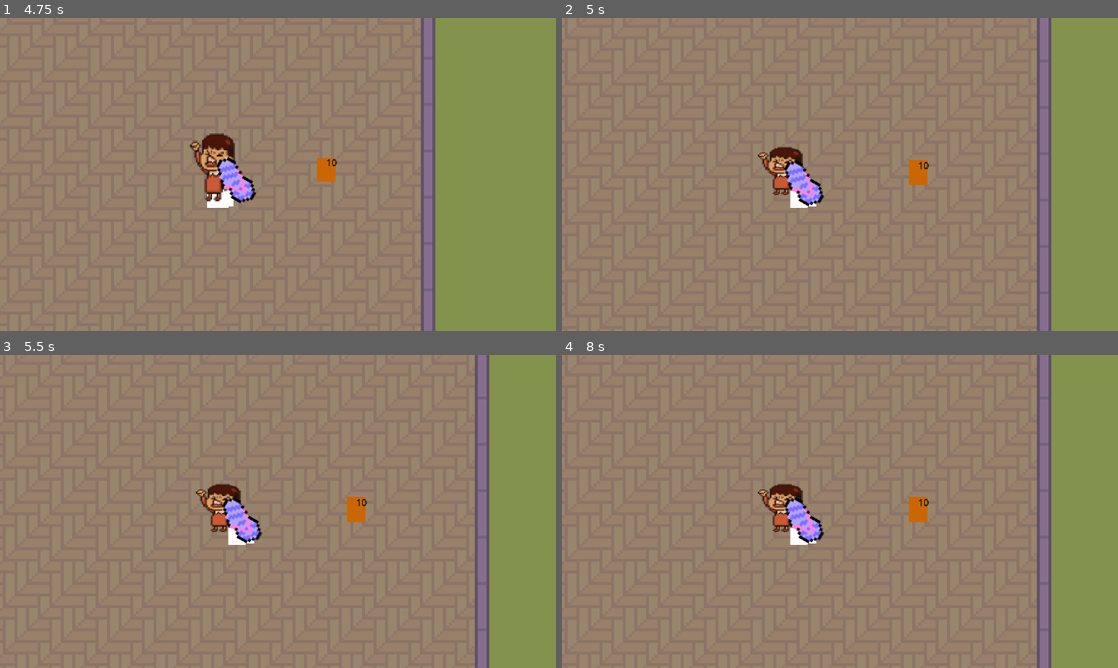
Above: before the commit, frames 1-4 (two rows, left to right).
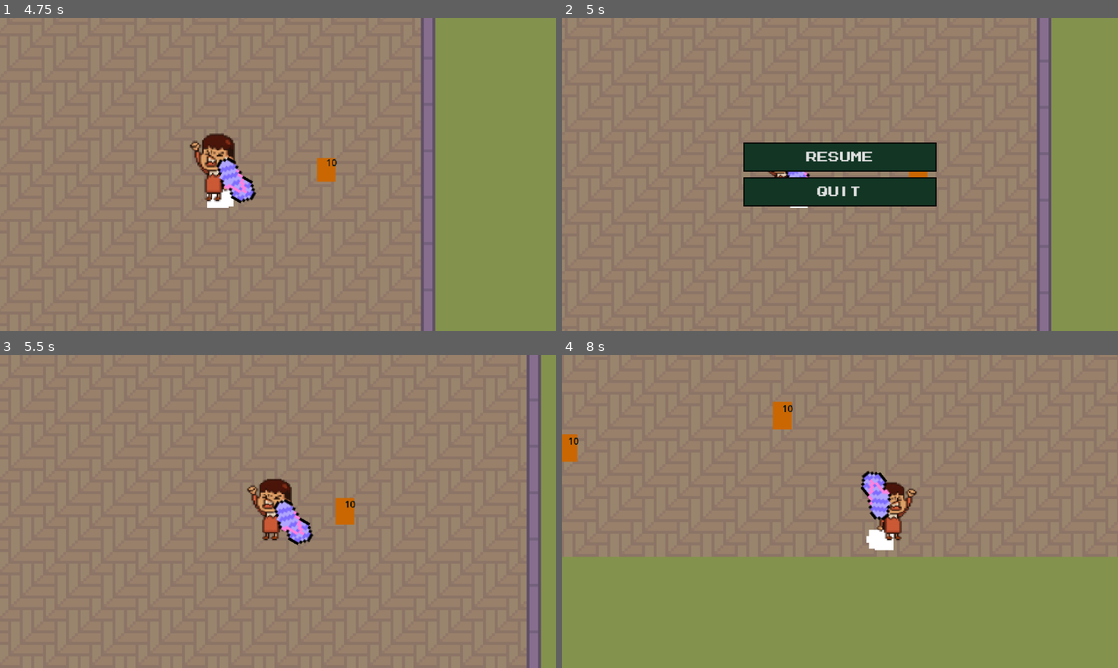
Above: after the commit, the same moments.

Repository: xntle/mom-fury
Game: Godot game, scene res://scenes/main_menu.tscn
The game is run twice, just before and just after one commit, with the same random seed, the same clock (stepped at 60 frames per second) and the same inputs. Sound files missing from this copy of the repository are replaced by a short silence.
Inputs (mouse positions are in pixels of both pictures, inside the frame that each line leads up to):
- Up to frame 1 (4.75 s): click "Start" at 0.5 s; move the mouse to (400, 158) at 1.27 s; hold D (move_right) 1.28-2.03 s; tap Space (roll) at 1.35, 2.85, 4.35 s; move the mouse to (166, 190) at 2.02 s; hold S (move_down) 2.03-2.78 s; click (166, 190) at 2.1 s; move the mouse to (333, 105) at 2.77 s; hold D (move_right) 2.78-3.53 s; move the mouse to (250, 237) at 3.52 s; hold W (move_up) 3.53-4.28 s; click (250, 237) at 3.6 s; move the mouse to (444, 221) at 4.27 s; hold A (move_left) from 4.28 s (still down)
- Up to frame 2 (5 s): keep holding A (move_left); tap Escape (pause) at 4.9 s
- Up to frame 3 (5.5 s): release A (move_left) at 5 s; click (278, 492) at 5 s, where only the run after the commit has a clickable "Resume"
- Up to frame 4 (8 s): move the mouse to (673, 464) at 5.77 s; hold A (move_left) 5.78-6.53 s; click (673, 464) at 5.85 s; move the mouse to (867, 511) at 6.52 s; hold S (move_down) 6.53-7.28 s; tap Space (roll) at 6.6 s; move the mouse to (756, 433) at 7.27 s; hold D (move_right) from 7.28 s (still down); click (756, 433) at 7.35 s

Frame 1 is identical in both runs. In frame 2, 6.5% of the frame differs, in the area x 32-68%, y 39-61%; in frame 3, 15%; in frame 4, 44%, in the area x 0-100%, y 0-100%.

Commit message:
Pause menu
added pause menu

Diff:
--- a/scenes/game.tscn
+++ b/scenes/game.tscn
@@ -11,6 +11,7 @@
 [ext_resource type="Texture2D" uid="uid://bicux0svb5l3y" path="res://assets/interior full/global.png" id="7_kvuet"]
 [ext_resource type="Texture2D" uid="uid://bgx2ojn3733h" path="res://assets/interior full/basics/grass.png" id="10_vtaks"]
 [ext_resource type="Script" uid="uid://bgs4chdd38ivf" path="res://scripts/pause_menu.gd" id="11_kvpfn"]
+[ext_resource type="FontFile" uid="uid://box1b2tla1jkp" path="res://assets/fonts/MegamaxJonathanToo-YqOq2.ttf" id="12_dinhu"]
 
 [sub_resource type="TileSetAtlasSource" id="TileSetAtlasSource_trtic"]
 texture = ExtResource("2_gee14")
@@ -6666,6 +6667,34 @@
 [sub_resource type="TileSet" id="TileSet_dinhu"]
 sources/0 = SubResource("TileSetAtlasSource_kvpfn")
 
+[sub_resource type="StyleBoxFlat" id="StyleBoxFlat_kvuet"]
+bg_color = Color(0.07058824, 0.20784314, 0.14117648, 1)
+border_width_left = 2
+border_width_top = 2
+border_width_right = 2
+border_width_bottom = 2
+border_color = Color(0, 0, 0, 1)
+
+[sub_resource type="StyleBoxFlat" id="StyleBoxFlat_trtic"]
+bg_color = Color(0, 0.36273333, 0.29131663, 1)
+border_width_left = 5
+border_width_top = 5
+border_width_right = 5
+border_width_bottom = 5
+border_color = Color(0, 0, 0, 1)
+
+[sub_resource type="StyleBoxFlat" id="StyleBoxFlat_ir15t"]
+bg_color = Color(0, 0.7009996, 0.5718057, 1)
+border_width_left = 2
+border_width_top = 2
+border_width_right = 2
+border_width_bottom = 2
+border_color = Color(0, 0, 0, 1)
+corner_radius_top_left = 5
+corner_radius_top_right = 5
+corner_radius_bottom_right = 5
+corner_radius_bottom_left = 5
+
 [node name="Game" type="Node2D"]
 script = ExtResource("1_5vnjt")
 shake_decay_rate = 5.0
@@ -6767,12 +6796,53 @@
 tile_map_data = PackedByteArray("AAAAAP//AAAGAAAAAAAAAAAAAAAGAAAAAAAAAAEAAAAGAAAAAAAAAAIAAAAGAAAAAAAAAAMAAAAGAAAAAAAAAA …(56368 unchanged characters)…
 tile_set = SubResource("TileSet_dinhu")
 
-[node name="PauseMenu" type="Control" parent="."]
+[node name="UI" type="CanvasLayer" parent="."]
+
+[node name="PauseMenu" type="Control" parent="UI"]
 process_mode = 3
+visible = false
 layout_mode = 3
-anchors_preset = 0
-offset_right = 40.0
-offset_bottom = 40.0
+anchors_preset = 15
+anchor_right = 1.0
+anchor_bottom = 1.0
+grow_horizontal = 2
+grow_vertical = 2
 script = ExtResource("11_kvpfn")
 
+[node name="VBoxContainer2" type="VBoxContainer" parent="UI/PauseMenu"]
+custom_minimum_size = Vector2(400, 0)
+layout_mode = 1
+anchors_preset = 8
+anchor_left = 0.5
+anchor_top = 0.5
+anchor_right = 0.5
+anchor_bottom = 0.5
+offset_left = -20.0
+offset_top = -20.0
+offset_right = 20.0
+offset_bottom = 20.0
+grow_horizontal = 2
+grow_vertical = 2
+theme_override_constants/separation = 12
+
+[node name="ResumeButton" type="Button" parent="UI/PauseMenu/VBoxContainer2"]
+custom_minimum_size = Vector2(0, 60)
+layout_mode = 2
+theme_override_fonts/font = ExtResource("12_dinhu")
+theme_override_font_sizes/font_size = 32
+theme_override_styles/normal = SubResource("StyleBoxFlat_kvuet")
+theme_override_styles/pressed = SubResource("StyleBoxFlat_trtic")
+theme_override_styles/hover = SubResource("StyleBoxFlat_ir15t")
+text = "Resume"
+
+[node name="QuitButton" type="Button" parent="UI/PauseMenu/VBoxContainer2"]
+custom_minimum_size = Vector2(0, 60)
+layout_mode = 2
+theme_override_fonts/font = ExtResource("12_dinhu")
+theme_override_font_sizes/font_size = 32
+theme_override_styles/normal = SubResource("StyleBoxFlat_kvuet")
+theme_override_styles/pressed = SubResource("StyleBoxFlat_trtic")
+theme_override_styles/hover = SubResource("StyleBoxFlat_ir15t")
+text = "QUIT"
+
 [connection signal="timeout" from="CameraSlowMoTimer" to="." method="_on_camera_slow_mo_timer_timeout"]
--- a/scenes/main_menu.tscn
+++ b/scenes/main_menu.tscn
@@ -21,11 +21,11 @@
 
 [sub_resource type="StyleBoxFlat" id="StyleBoxFlat_ekxnf"]
 bg_color = Color(0, 0.7009996, 0.5718057, 1)
+border_width_left = 2
+border_width_top = 2
+border_width_right = 2
+border_width_bottom = 2
 border_color = Color(0, 0, 0, 1)
-corner_radius_top_left = 5
-corner_radius_top_right = 5
-corner_radius_bottom_right = 5
-corner_radius_bottom_left = 5
 
 [node name="Main Menu" type="Control"]
 layout_mode = 3
--- a/scripts/pause_menu.gd
+++ b/scripts/pause_menu.gd
@@ -1,5 +1,22 @@
 extends Control
+
+func _ready():
+	# adjust node paths if your names differ
+	$VBoxContainer2/ResumeButton.pressed.connect(_on_resume_pressed)
+	$VBoxContainer2/QuitButton.pressed.connect(_on_quit_pressed)
+	visible = false
+
+
+func _on_resume_pressed():
+	if get_tree().paused == true:
+		get_tree().paused = false
+		visible = false
+
+func _on_quit_pressed():
+	if get_tree().paused == true:
+		get_tree().quit()
 
 func _input(event):
 	if event.is_action_pressed("pause"):
 		get_tree().paused = !get_tree().paused
+		visible = get_tree().paused
Not shown: 1 places in scenes/game.tscn that only renumber resources
